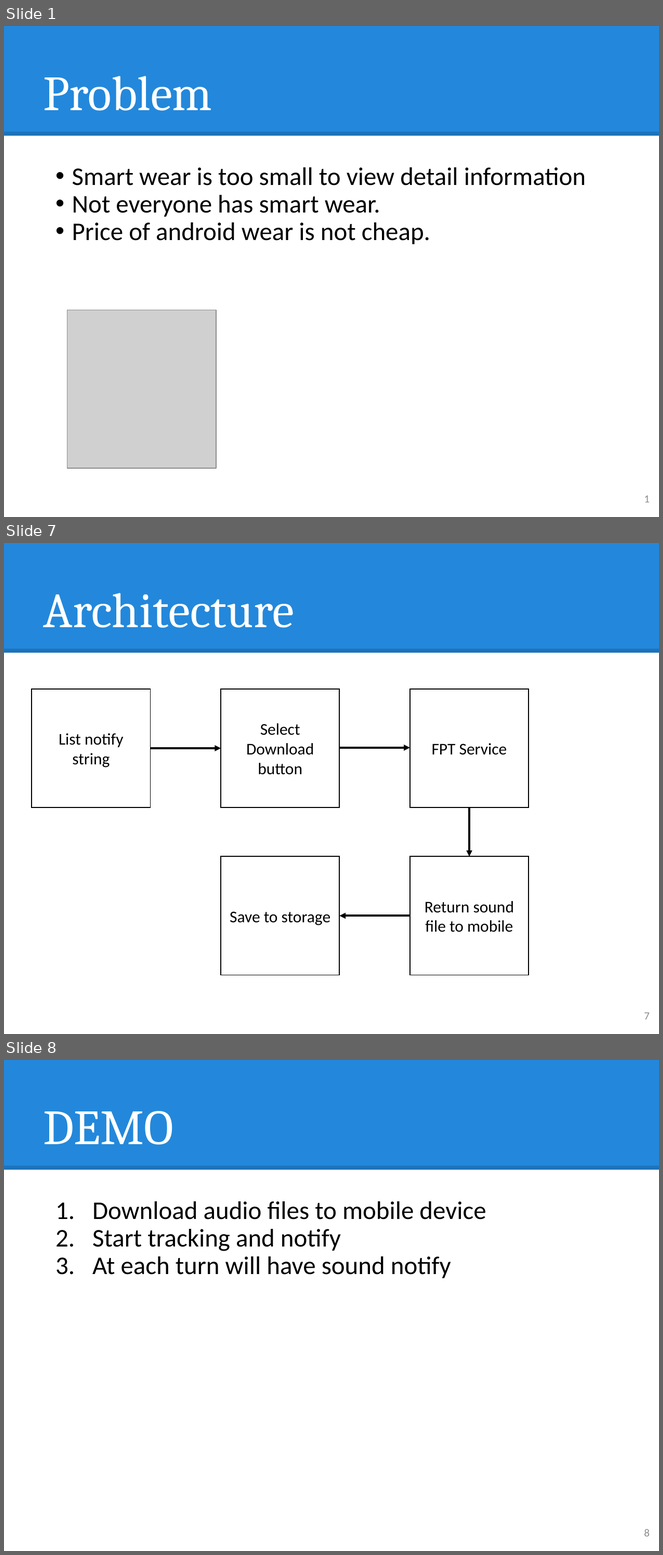
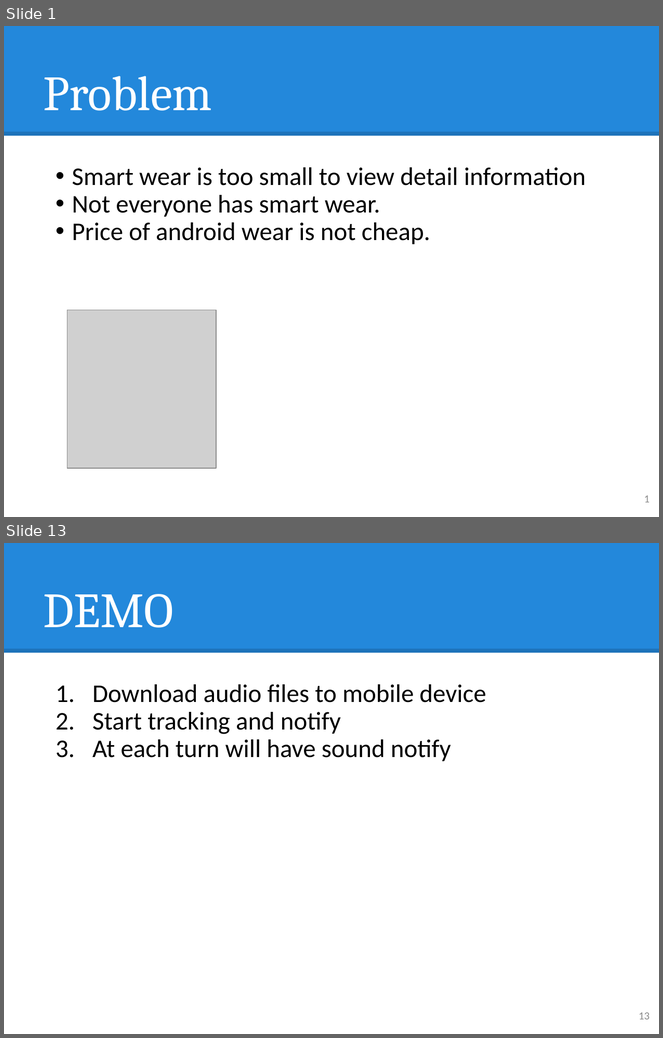
Before and after one commit to hqt/street-router, a slide deck: Document/presentation/nam/voice notify.pptx. Shown one above the other, each under a label of ours: slides 1, 7 and 8 before the commit, slides 1 and 13 after it; the slides between them are not shown. The pictures are 663x1555 and 663x1038 pixels, drawn with LibreOffice and Linux fonts; fonts in the diff are those of the drawing; grey boxes stand for pictures. Boxes give left, top, right and bottom in pixels: in the first picture for what was removed or moved away, otherwise in the second. Text is boxed around its words. In the diff, an @@ line names an element or a change of style, - is before the commit and + after.

```diff
--- a/Document/presentation/nam/voice notify.pptx
+++ b/Document/presentation/nam/voice notify.pptx
@@ slide 7 removed at [4,543,659,1034], background #FFFFFF; not listed: 2 template elements that a slide beside it also shows @@
@@ title removed at [44,593,294,628] @@
-Architecture
@@ rectangle removed at [32,689,150,808] @@
-List notify string
@@ rectangle removed at [221,689,339,808] @@
-Select Download button
@@ rectangle removed at [410,689,529,808] @@
-FPT Service
@@ arrow removed from (150, 749) to (221, 749) @@
@@ arrow removed from (339, 748) to (410, 748) @@
@@ arrow removed from (469, 808) to (469, 857) @@
@@ rectangle removed at [221,857,339,976] @@
-Save to storage
@@ rectangle removed at [410,857,529,976] @@
-Return sound file to mobile
@@ arrow removed from (410, 916) to (339, 916) @@
@@ page number removed at [644,1013,650,1020] @@
-7
@@ what was slide 8 is now slide 13 @@
@@ page number at [639,1013,650,1020]: text changed @@
-8
+13
```
Also in this commit, not shown: 2 slides changed, 9 slides added, 3 other slides removed, 1 other file.
